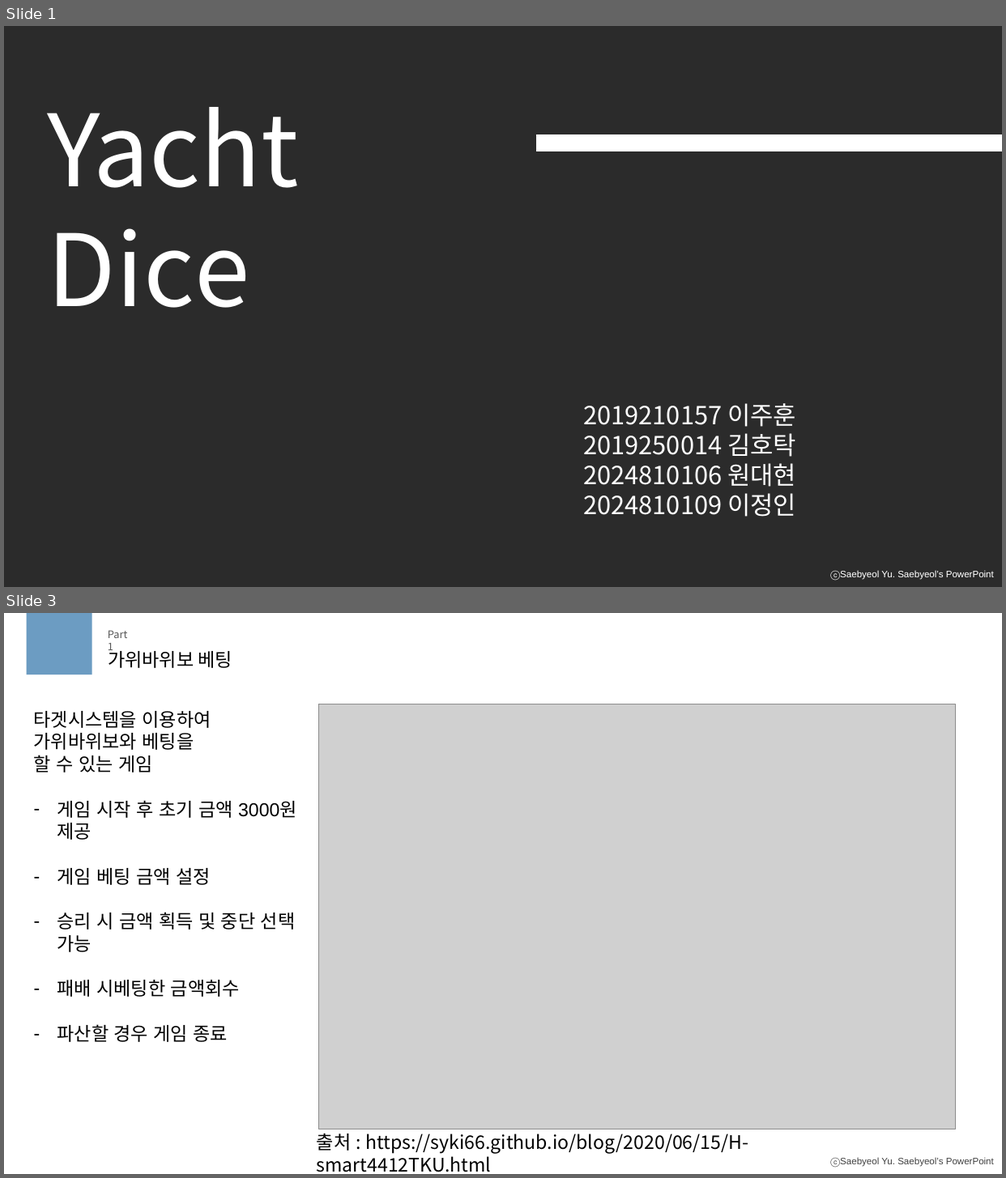
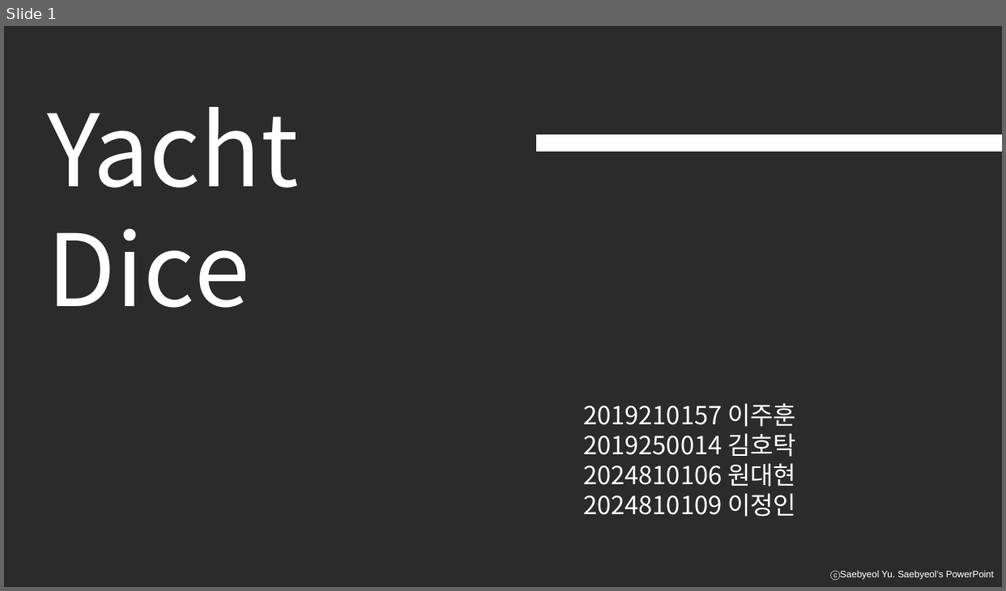
Before and after one commit to meohyun1/IoT_Proj, a slide deck: doc/IoT_1차발표.pptx. Shown one above the other, each under a label of ours: slides 1 and 3 before the commit, slide 1 after it; the slides between them are not shown. The pictures are 1006x1178 and 1006x591 pixels, drawn with LibreOffice and Linux fonts; fonts in the diff are those of the drawing; grey boxes stand for pictures; background and template pictures are left out; a plain dark background stands for a picture behind light text. Boxes give left, top, right and bottom in pixels: in the first picture for what was removed or moved away, otherwise in the second. Text is boxed around its words. In the diff, an @@ line names an element or a change of style, - is before the commit and + after.

```diff
--- a/doc/IoT_1차발표.pptx
+++ b/doc/IoT_1차발표.pptx
@@ slide 3 removed at box(4, 613, 1002, 1174), background #FFFFFF; not listed: 1 template element that a slide beside it also shows @@
@@ rectangle removed at box(27, 613, 92, 675) @@
@@ text removed at box(108, 630, 127, 654) @@
-Part 1
@@ text removed at box(108, 648, 232, 668) @@
-가위바위보 베팅
@@ picture removed at box(319, 705, 956, 1130) @@
@@ text removed at box(34, 711, 297, 1042) @@
-타겟시스템을 이용하여
-가위바위보와 베팅을
-할 수 있는 게임
-– 게임 시작 후 초기 금액 3000원 제공
-– 게임 베팅 금액 설정
-– 승리 시 금액 획득 및 중단 선택 가능
-– 패배 시베팅한 금액회수
-– 파산할 경우 게임 종료
@@ text removed at box(317, 1133, 748, 1173) @@
-출처 : https://syki66.github.io/blog/2020/06/15/H-smart4412TKU.html
```
Also in this commit, not shown: 3 slides changed, 1 slide added, 5 other slides removed, 3 other files.
